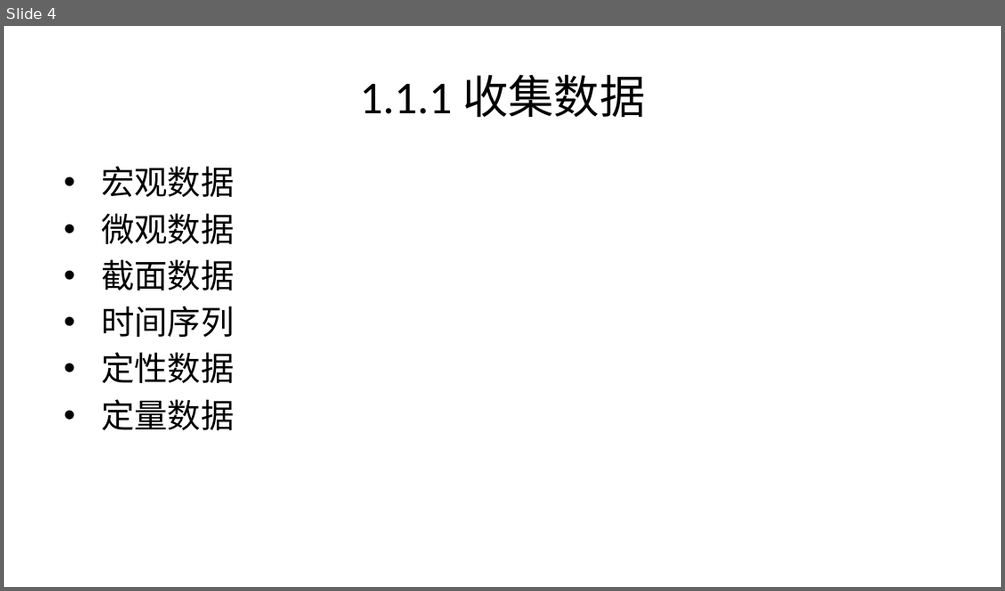
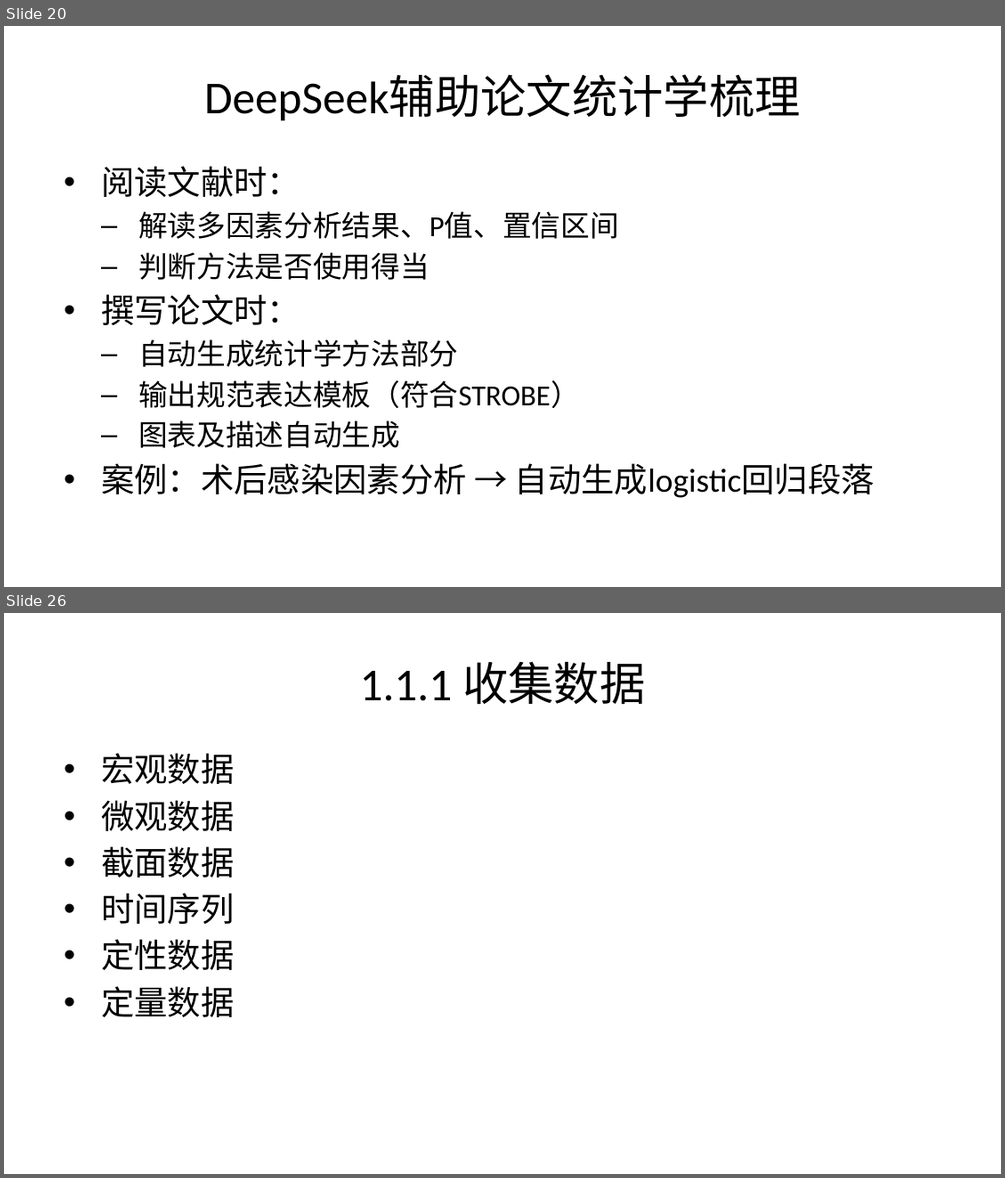
Before and after one commit to lizongzhang/deepseekcamp, a slide deck: docs/L9_slide.pptx. Shown one above the other, each under a label of ours: slide 4 before the commit, slides 20 and 26 after it; the slides between them are not shown. The pictures are 1005x591 and 1005x1178 pixels, drawn with LibreOffice and Linux fonts; fonts in the diff are those of the drawing. Boxes give left, top, right and bottom in pixels: in the first picture for what was removed or moved away, otherwise in the second. Text is boxed around its words. In the diff, an @@ line names an element or a change of style, - is before the commit and + after.

```diff
--- a/docs/L9_slide.pptx
+++ b/docs/L9_slide.pptx
@@ slide 20 added at (x1=4, y1=26, x2=1001, y2=587), background #FFFFFF @@
@@ title added at (x1=204, y1=75, x2=801, y2=121), 33 pt, text #000000 @@
+DeepSeek辅助论文统计学梳理
@@ text added at (x1=101, y1=166, x2=874, y2=498), 21 pt, text #000000 @@
+• 阅读文献时：
+  – 解读多因素分析结果、P值、置信区间
+  – 判断方法是否使用得当
+• 撰写论文时：
+  – 自动生成统计学方法部分
+  – 输出规范表达模板（符合STROBE）
+  – 图表及描述自动生成
+• 案例：术后感染因素分析 → 自动生成logistic回归段落
@@ what was slide 4 is now slide 26 @@
```
Also in this commit, not shown: 3 slides changed, 21 other slides added, 9 other files.
